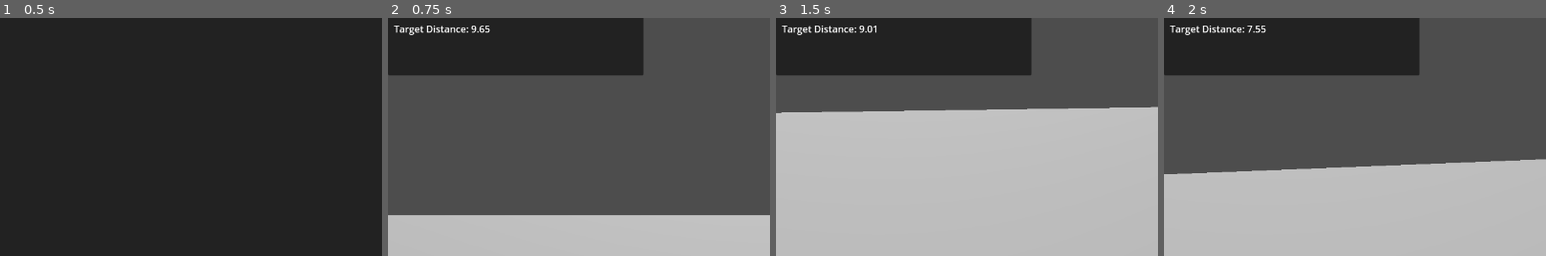
Above: before the commit, frames 1-4 (left to right).
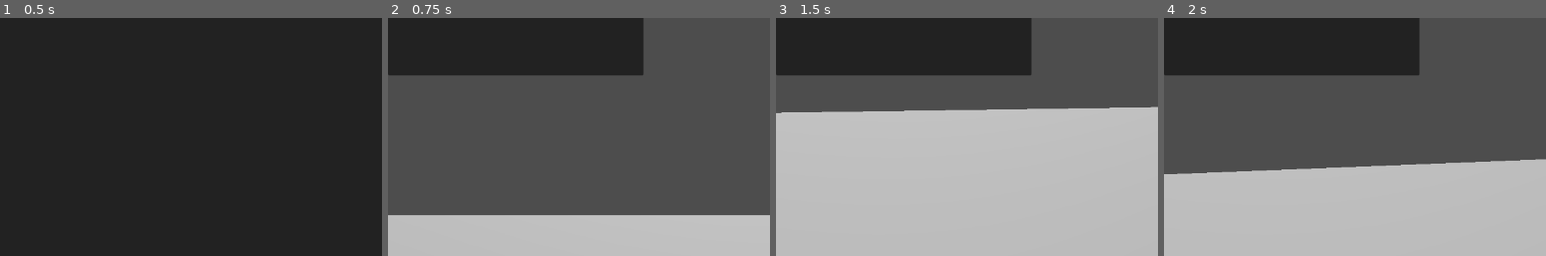
Above: after the commit, the same moments.

Repository: Genaro-Coronel-Gtz/depth_game
Game: Godot game, scene res://Scenes/Prototipo.tscn
Same seed, same stepped clock (60 frames per second), same inputs: the game is played once before the commit and once after it.
Inputs (mouse positions are % of the whole screen's width and height, from its top left):
- Up to frame 1 (0.5 s): no input
- Up to frame 2 (0.75 s): click "Iniciar" at 0.5 s
- Up to frame 3 (1.5 s): tap Enter at 1.25 s; move the mouse to (55, 50) at 1.27 s; hold W (Forward) from 1.28 s (still down); hold Ctrl (shoot_cam) from 1.28 s (still down)
- Up to frame 4 (2 s): keep holding W (Forward); keep holding Ctrl (shoot_cam); tap Space (jump) at 1.52 s
The pictures show only the part of the screen within x 0-50%, y 15-65%; the shares and areas given below are measured in that part.

Frame 1 is identical in both runs. In frame 2, 0.4% of the frame differs, in the area x 1-27%, y 3-8%; in frame 3, 0.4%; in frame 4, 0.4%.

Commit message:
[Fix]: update can shoot signal when toggle camera

Diff:
--- a/Scenes/widgets.gd
+++ b/Scenes/widgets.gd
@@ -5,6 +5,8 @@
 @onready var far: Label = $Control/PanelContainer/Panel/Label3
 @onready var can_shoot: Label = $Control/PanelContainer/Panel/Label4
 @onready var target_lbl: Label = $Control/PanelContainer/Panel/Label5
+
+var capture_camera_active = false
 
 func _ready() -> void:
 	near.visible = false
@@ -18,7 +20,7 @@
 		GlobalPosition.connect("set_player_position", Callable(self, "_set_player_position"))
 
 func _set_player_position(pos: Vector3):
-	if GlobalPosition and GlobalPosition.current_target:
+	if capture_camera_active and GlobalPosition and GlobalPosition.current_target:
 		target_lbl.visible = true
 		var distance_to_target = pos.distance_to(GlobalPosition.current_target.global_transform.origin)
 		target_lbl.text = "Target Distance: " + "%0.2f" % distance_to_target
@@ -39,7 +41,11 @@
 			far.visible = true
 			near.text = "Near " + str(attrs.dof_blur_near_distance)
 			far.text = "Far: " + str(attrs.dof_blur_far_distance)
+			capture_camera_active = true
 	else:
+		capture_camera_active = false
 		near.visible = false
 		far.visible = false
+		can_shoot.visible = false
+		target_lbl.visible = false
 		# print("Camara sin DOF")
--- a/Script/player.gd
+++ b/Script/player.gd
@@ -52,6 +52,7 @@
 		_toggle_cam()
 
 	if event.is_action_pressed("shoot_cam"):
+		_check_distance()
 		_shoot_cam()
 
 func _toggle_cam():
@@ -61,31 +62,29 @@
 	else:
 		$Camera3D.current = true
 		GlobalPosition.set_camera($Camera3D)
+		GlobalPosition.update_can_shoot(false)
 
 	capture_camera_active = !capture_camera_active
 
 func _shoot_cam():
-	await RenderingServer.frame_post_draw
-
-	var image = null
-
-	#image = $Camera3D.get_viewport().get_texture().get_image()
-	image = capture_camera.get_viewport().get_texture().get_image()
-
-	#if capture_camera_active:
-		#image = old_cam_layer.get_viewport().get_texture().get_image()
-	#else:
-		#image = capture_subviewport.get_viewport().get_texture().get_image()
-
-	var timestamp = Time.get_datetime_string_from_system().replace(":", "-")
-	var path = "res://screen_shots/captura_" + timestamp + ".png"
-
-	var err = image.save_png(path)
-
-	if err == OK:
-		print(" Captura guardada en: ", path)
+	if GlobalPosition.can_shoot:
+		await RenderingServer.frame_post_draw
+		var image = null
+		#image = $Camera3D.get_viewport().get_texture().get_image()
+		image = capture_camera.get_viewport().get_texture().get_image()
+		#if capture_camera_active:
+			#image = old_cam_layer.get_viewport().get_texture().get_image()
+		#else:
+			#image = capture_subviewport.get_viewport().get_texture().get_image()
+		var timestamp = Time.get_datetime_string_from_system().replace(":", "-")
+		var path = "res://screen_shots/captura_" + timestamp + ".png"
+		var err = image.save_png(path)
+		if err == OK:
+			print(" Captura guardada en: ", path)
+		else:
+			print(" Error al guardar imagen: ", err)
 	else:
-		print(" Error al guardar imagen: ", err)
+		print("No puedes tomar la foto, no esta en foco!")
 
 func _physics_process(delta):
 	if not is_on_floor():
